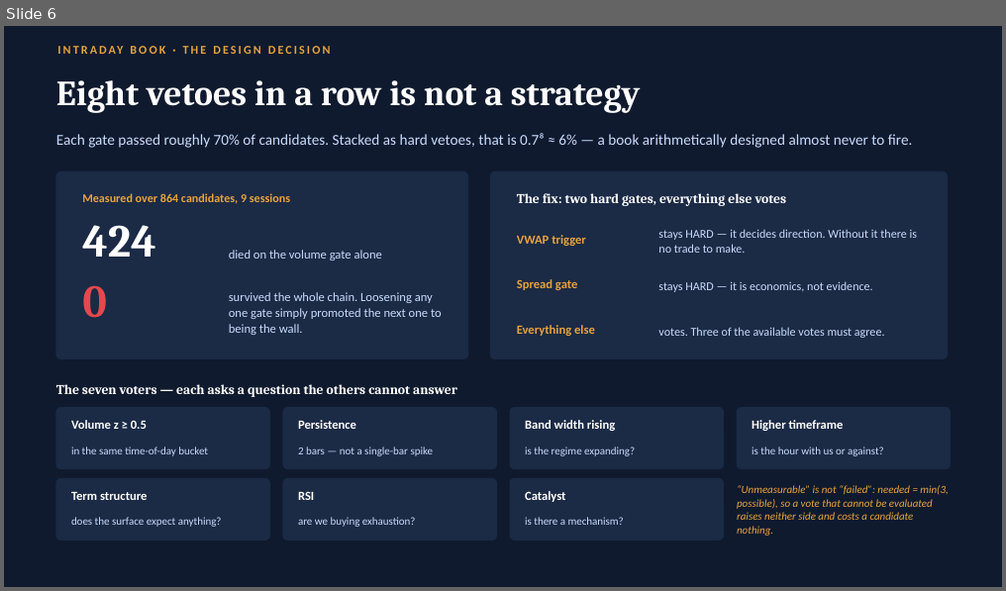
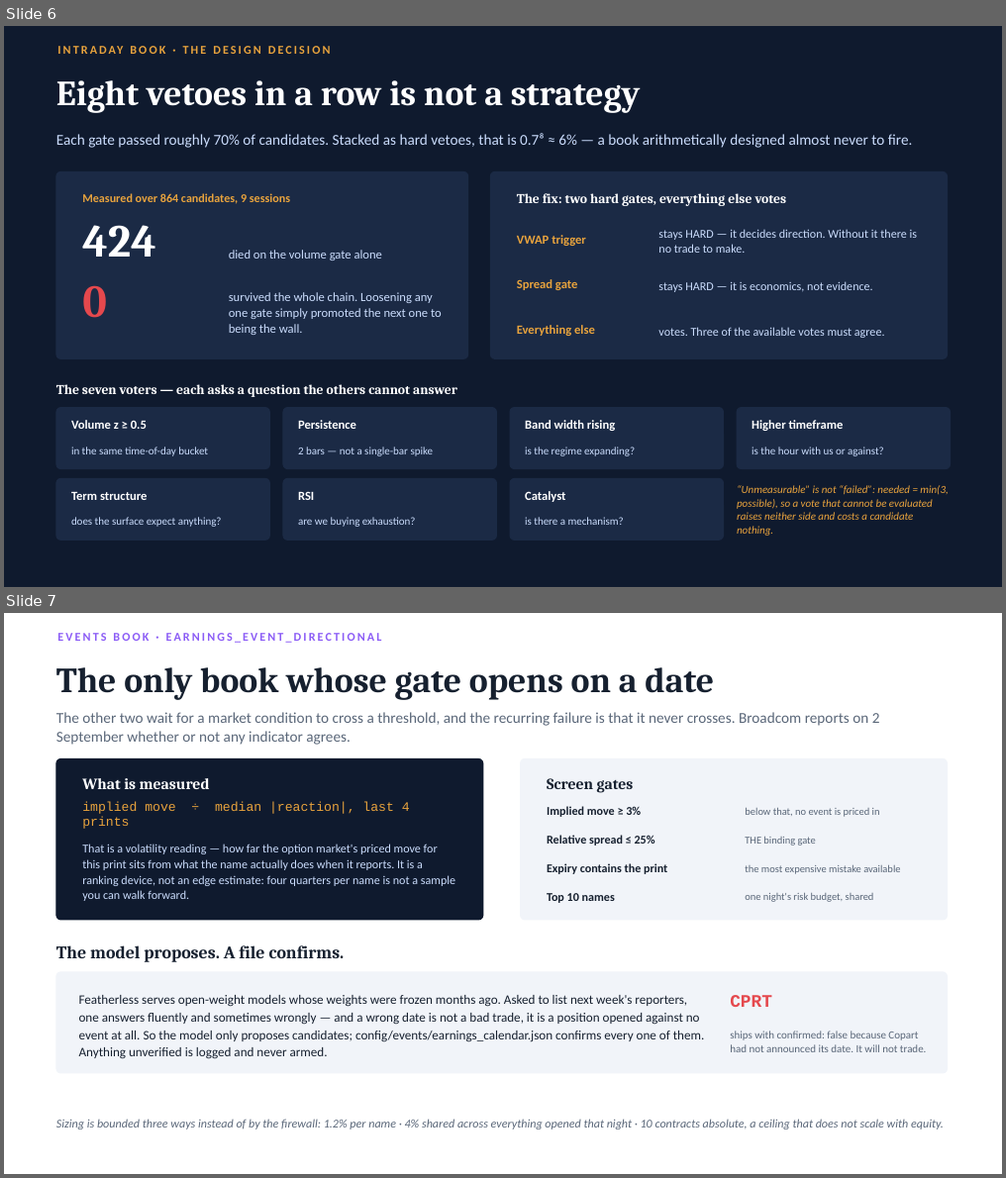
Before and after one commit to hivan04/alpaca-hackathon, a slide deck: docs/options-agent-strategy.pptx. Shown one above the other, each under a label of ours: slide 6 before the commit, slides 6 and 7 after it. The pictures are 1006x591 and 1006x1178 pixels, drawn with LibreOffice and Linux fonts; fonts in the diff are those of the drawing. Boxes give left, top, right and bottom in pixels: in the first picture for what was removed or moved away, otherwise in the second. Text is boxed around its words. In the diff, an @@ line names an element or a change of style, - is before the commit and + after.

Commit message:
events safety-net change

```diff
--- a/docs/options-agent-strategy.pptx
+++ b/docs/options-agent-strategy.pptx
@@ slide 7 added at bbox=[4, 613, 1002, 1174], background #FFFFFF @@
@@ text added at bbox=[57, 633, 382, 643], 11.5 pt, text #8B5CF6, bold @@
+EVENTS BOOK · EARNINGS_EVENT_DIRECTIONAL
@@ text added at bbox=[56, 667, 714, 700], 34 pt, text #16202F, bold @@
+The only book whose gate opens on a date
@@ text added at bbox=[56, 712, 880, 745], 14.5 pt, text #5A6779 @@
+The other two wait for a market condition to cross a threshold, and the recurring failure is that it never crosses. Broadcom reports on 2 September whether or not any indicator agrees.
@@ rounded rectangle added at bbox=[56, 759, 483, 920], fill #0F1A2E, outline #0F1A2E 1 pt @@
@@ rounded rectangle added at bbox=[521, 759, 947, 920], fill #F1F4F9, outline #F1F4F9 1 pt @@
@@ text added at bbox=[82, 778, 210, 789], 15 pt, text #FFFFFF, bold @@
+What is measured
@@ text added at bbox=[547, 778, 634, 793], 15 pt, text #16202F, bold @@
+Screen gates
@@ text added at bbox=[82, 801, 410, 814], 12.5 pt, text #E8A33D @@
+implied move ÷ median |reaction|, last 4 prints
@@ text added at bbox=[547, 806, 641, 817], 11.5 pt, text #16202F, bold @@
+Implied move ≥ 3%
@@ text added at bbox=[745, 808, 880, 817], 10 pt, text #5A6779 @@
+below that, no event is priced in
@@ text added at bbox=[82, 844, 455, 901], 11.5 pt, text #CADCFC @@
+That is a volatility reading — how far the option market's priced move for this print sits from what the name actually does when it reports. It is a ranking device, not an edge estimate: four quarters per name is not a sample you can walk forward.
@@ text added at bbox=[547, 835, 655, 846], 11.5 pt, text #16202F, bold @@
+Relative spread ≤ 25%
@@ text added at bbox=[745, 837, 816, 846], 10 pt, text #5A6779 @@
+THE binding gate
@@ text added at bbox=[547, 863, 667, 874], 11.5 pt, text #16202F, bold @@
+Expiry contains the print
@@ text added at bbox=[745, 865, 900, 874], 10 pt, text #5A6779 @@
+the most expensive mistake available
@@ text added at bbox=[547, 893, 615, 903], 11.5 pt, text #16202F, bold @@
+Top 10 names
@@ text added at bbox=[745, 893, 874, 902], 10 pt, text #5A6779 @@
+one night's risk budget, shared
@@ text added at bbox=[56, 946, 345, 962], 17 pt, text #16202F, bold @@
+The model proposes. A file confirms.
@@ rounded rectangle added at bbox=[56, 972, 947, 1073], fill #F1F4F9, outline #F1F4F9 1 pt @@
@@ text added at bbox=[79, 995, 705, 1059], 12.5 pt, text #16202F @@
+Featherless serves open-weight models whose weights were frozen months ago. Asked to list next week's reporters, one answers fluently and sometimes wrongly — and a wrong date is not a bad trade, it is a position opened against no event at all. So the model only proposes candidates; config/events/earnings_calendar.json confirms every one of them. Anything unverified is logged and never armed.
@@ text added at bbox=[730, 995, 772, 1007], 17 pt, text #E5484D, bold @@
+CPRT
@@ text added at bbox=[730, 1031, 926, 1053], 10.5 pt, text #5A6779 @@
+ships with confirmed: false because Copart had not announced its date. It will not trade.
@@ text added at bbox=[56, 1119, 944, 1130], 11.5 pt, text #5A6779, italic @@
+Sizing is bounded three ways instead of by the firewall: 1.2% per name · 4% shared across everything opened that night · 10 contracts absolute, a ceiling that does not scale with equity.
```
Also in this commit, not shown: 6 slides changed, 3 other slides added, 18 other files.
